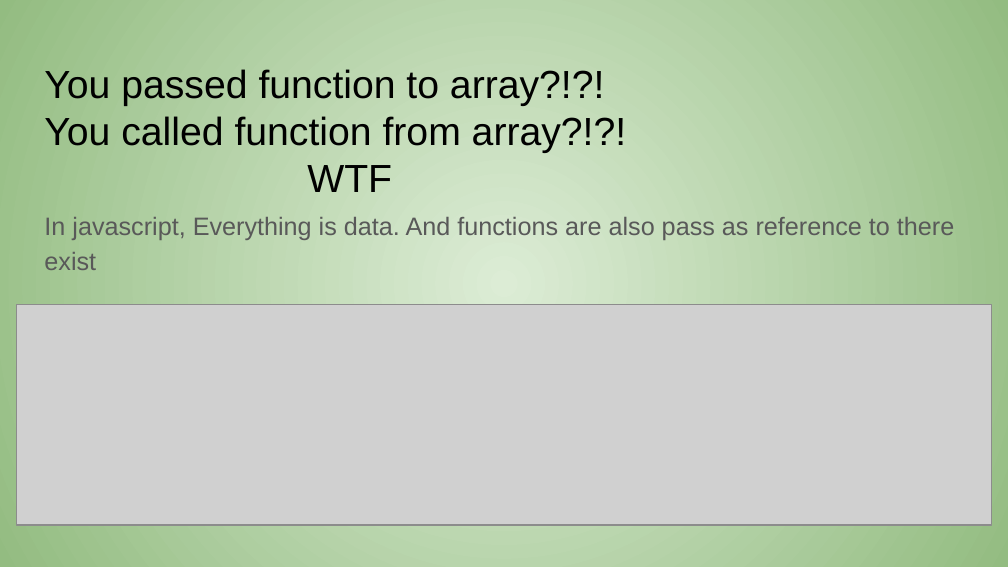
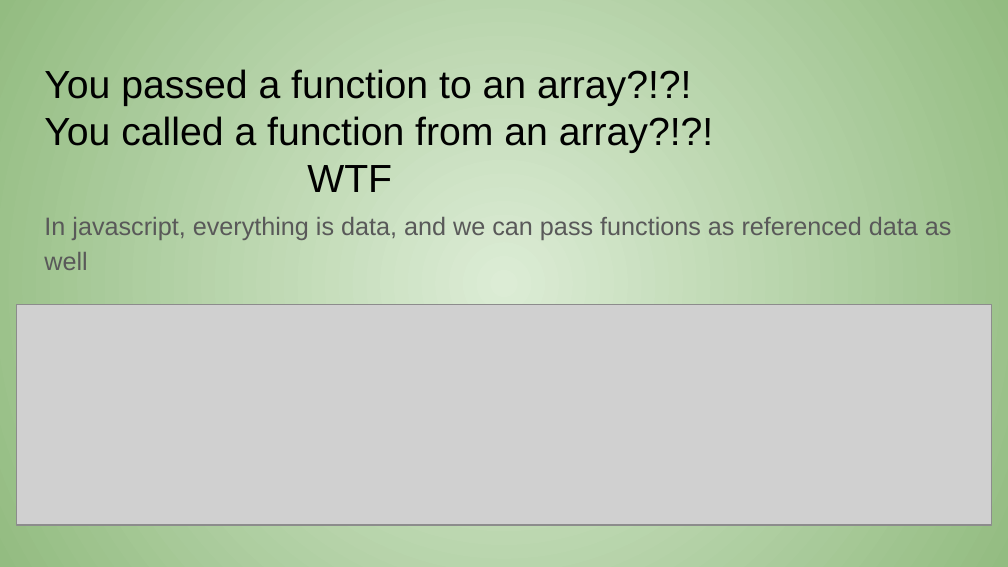
Before and after one commit to amanecer2/spaghetti-to-reactive, a slide deck: slide 18 of from spageti to reactive.pptx (slide 17 before the commit). Drawn at 1008x567 pixels with LibreOffice and Linux fonts; fonts in the diff are those of the drawing; grey boxes stand for pictures. Boxes give left, top, right and bottom in pixels: in the first picture for what was removed or moved away, otherwise in the second. Text is boxed around its words. In the diff, an @@ line names an element or a change of style, - is before the commit and + after.

```diff
--- a/from spageti to reactive.pptx
+++ b/from spageti to reactive.pptx
@@ title at (x1=44, y1=69, x2=713, y2=153): text changed @@
-You passed function to array?!?!
-You called function from array?!?!
+You passed a function to an array?!?!
+You called a function from an array?!?!
@@ text at (x1=44, y1=217, x2=952, y2=270): text changed @@
-In javascript, Everything is data. And functions are also pass as reference to there exist
+In javascript, everything is data, and we can pass functions as referenced data as well
```
Also in this commit, not shown: 11 other slides changed, 1 slide added.
